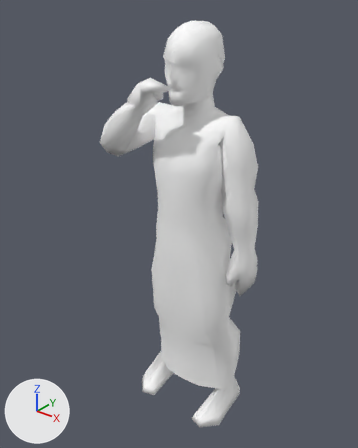
One commit to the FBX model media/anims_X/BrushTeeth.fbx: the scene before it, then after it.
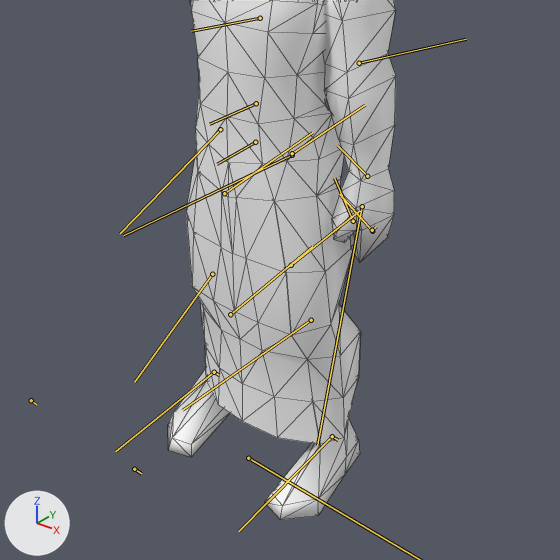
Each version is shown whole from a 50 mm camera at (64.7, -82.8, 104.7) aimed at (-2.9, 1.7, 52.3), then close up on the part from 16% to 96% of the width and 36% to 100% of the height. The lights are fixed; the arrows at lower left show +X, +Y and +Z. Both versions are drawn at frame 1 of the action 'BrushTeeth'; the numbers are the values there. The bones that bend it are drawn over the model as lines in the close-ups. The close-ups show mesh edges as thin lines.

In view in the first close-up: 'Body'.
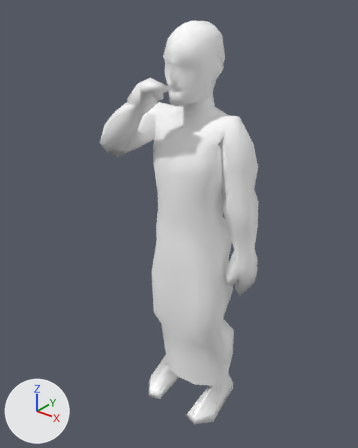
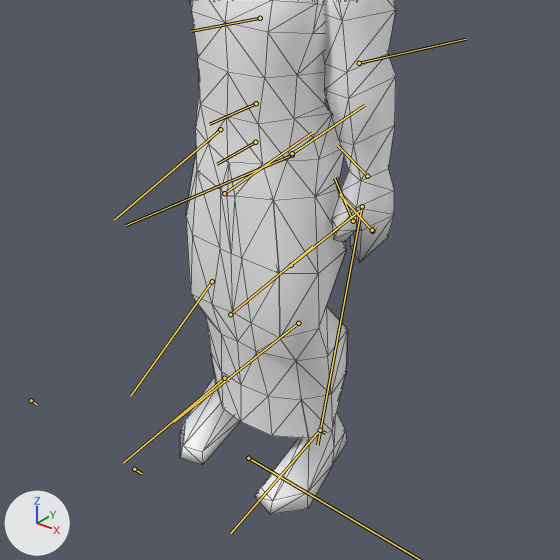
Boxes [x1, y1, x2, y2] around the edits, measured in the close-ups (560 x 560 px):
```json
{"object": "Body", "change": "posed", "before": [168, 0, 396, 520], "after": [180, 0, 396, 514]}
{"bone": "Bip01_L_Thigh", "before": "(292, 155) to (123, 235)", "after": "(292, 155) to (125, 225)"}
{"bone": "Bip01_L_Calf", "before": "(311, 320) to (182, 410)", "after": "(298, 323) to (173, 422)"}
{"bone": "Bip01_R_Thigh", "before": "(220, 129) to (120, 233)", "after": "(220, 129) to (114, 220)"}
{"bone": "Bip01_R_Calf", "before": "(212, 274) to (134, 382)", "after": "(212, 281) to (130, 396)"}
```

The change, as JSON lines over the scene's bpy script:
```json
{"block": "bone_bip01_l_thigh", "where": "bone_bip01_l_thigh = bpy.data.objects['Dummy01'].pose.bones['Bip01_L_Thigh']  # child of 'Bip01_Spine'"}
{"op": "set", "path": "bone_bip01_l_thigh.rotation_quaternion", "old": "(1.0, 0.0, 0.0, 0.0)", "new": "(0.999, -0.016, -0.015, 0.031)", "note": "degrees (0, 0, 0) -> degrees (-2, -2, 4)"}
{"block": "bone_bip01_l_calf", "where": "bone_bip01_l_calf = bpy.data.objects['Dummy01'].pose.bones['Bip01_L_Calf']  # child of 'Bip01_L_Thigh'"}
{"op": "set", "path": "bone_bip01_l_calf.rotation_quaternion", "old": "(1.0, 0.0, 0.0, 0.0)", "new": "(0.998, 0.0, -0.013, -0.058)", "note": "degrees (0, 0, 0) -> degrees (0, -2, -7)"}
{"block": "bone_bip01_r_thigh", "where": "bone_bip01_r_thigh = bpy.data.objects['Dummy01'].pose.bones['Bip01_R_Thigh']  # child of 'Bip01_Spine'"}
{"op": "set", "path": "bone_bip01_r_thigh.rotation_quaternion", "old": "(1.0, 0.0, 0.0, 0.0)", "new": "(0.999, 0.016, 0.015, 0.031)", "note": "degrees (0, 0, 0) -> degrees (2, 2, 4)"}
{"block": "bone_bip01_r_calf", "where": "bone_bip01_r_calf = bpy.data.objects['Dummy01'].pose.bones['Bip01_R_Calf']  # child of 'Bip01_R_Thigh'"}
{"op": "set", "path": "bone_bip01_r_calf.rotation_quaternion", "old": "(1.0, 0.0, 0.0, 0.0)", "new": "(0.998, 0.0, 0.013, -0.058)", "note": "degrees (0, 0, 0) -> degrees (0, 2, -7)"}
```
